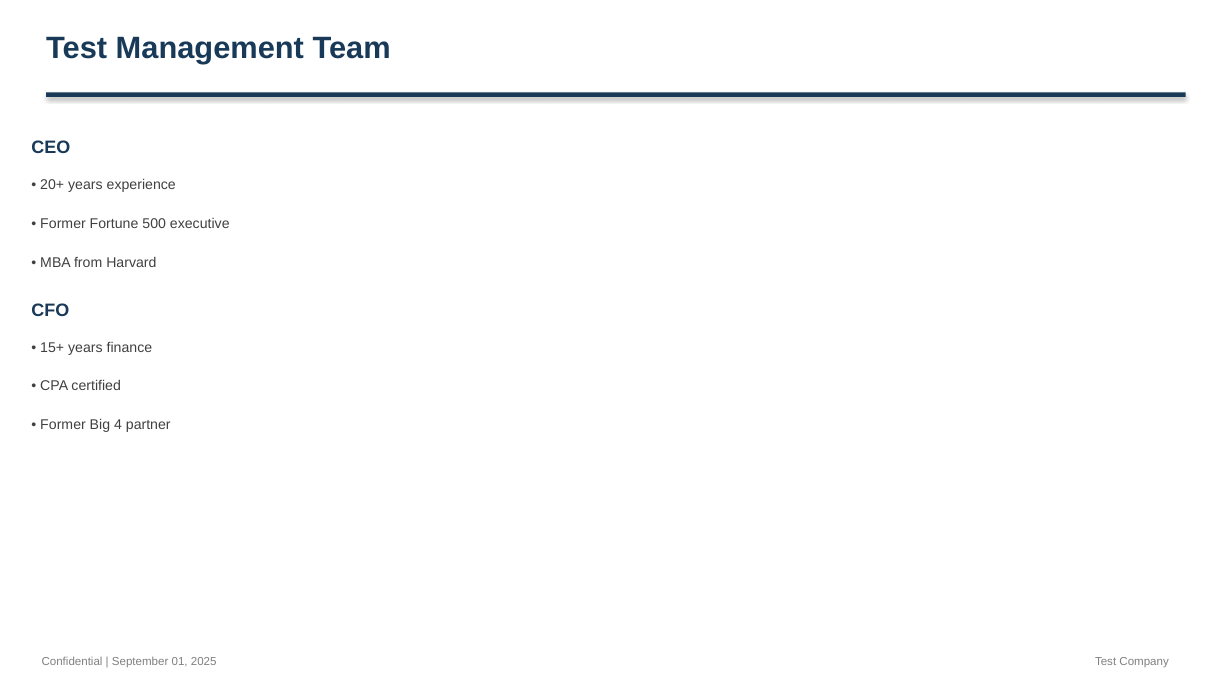
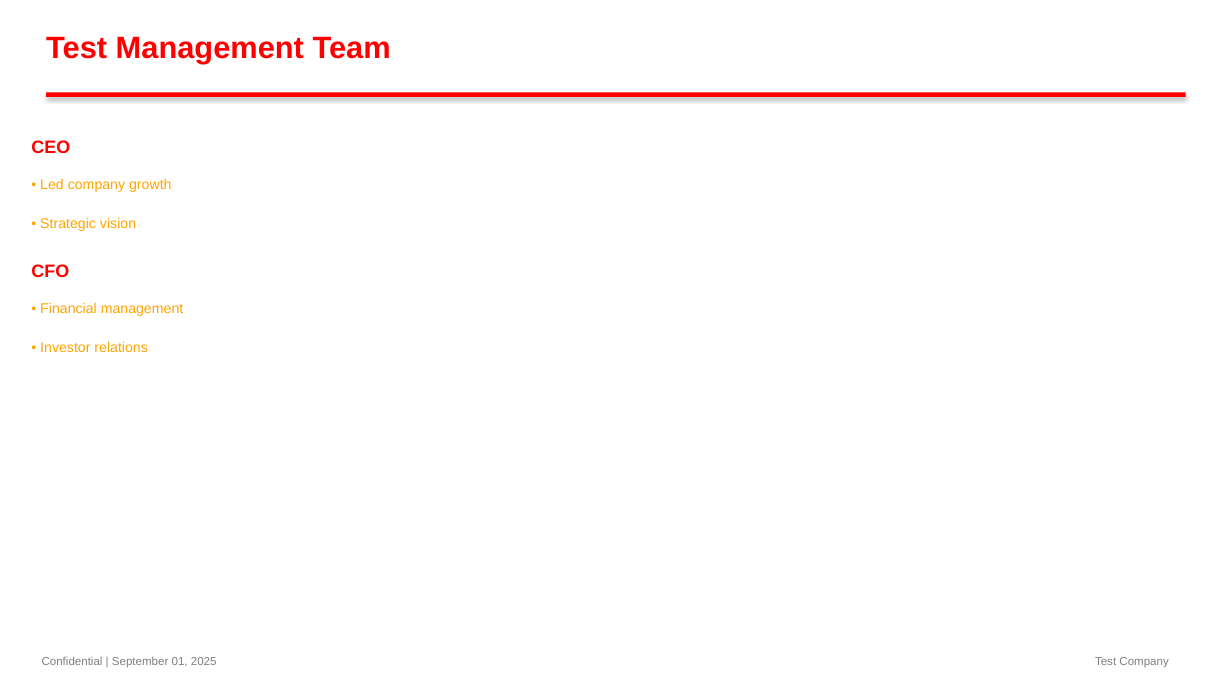
Before and after one commit to alinvb/slide_generator, a slide deck: slide 1 of test_brand_colors.pptx. Drawn at 1232x693 pixels with LibreOffice and Linux fonts; fonts in the diff are those of the drawing. Boxes give left, top, right and bottom in pixels: in the first picture for what was removed or moved away, otherwise in the second. Text is boxed around its words. In the diff, an @@ line names an element or a change of style, - is before the commit and + after.

Commit message:
slide generation with colors done - Step 5 done

```diff
--- a/test_brand_colors.pptx
+++ b/test_brand_colors.pptx
@@ rectangle at (46, 92, 1186, 97): fill #183A58 to #FF0000 @@
@@ text at (40, 179, 171, 192): text changed; text colour #404040 to #FFA500 @@
-• 20+ years experience
+• Led company growth
@@ text at (40, 217, 136, 231): text changed; text colour #404040 to #FFA500 @@
-• Former Fortune 500 executive
+• Strategic vision
@@ text colour #183A58 to #FF0000 in 3 elements at (46, 36, 391, 64), (31, 140, 70, 153), (31, 264, 69, 277) @@
@@ text "CFO": place and size @@
-text "CFO" at (31, 303, 69, 316)
+text "CFO" at (31, 264, 69, 277)
@@ text removed at (40, 257, 156, 267) @@
-• MBA from Harvard
@@ text added at (40, 302, 184, 316), 11 pt, text #FFA500 @@
+• Financial management
@@ text at (40, 341, 147, 352): text changed; text colour #404040 to #FFA500 @@
-• 15+ years finance
+• Investor relations
@@ text removed at (40, 379, 120, 390) @@
-• CPA certified
@@ text removed at (40, 419, 171, 432) @@
-• Former Big 4 partner
```
Also in this commit, not shown: 3 other files.
